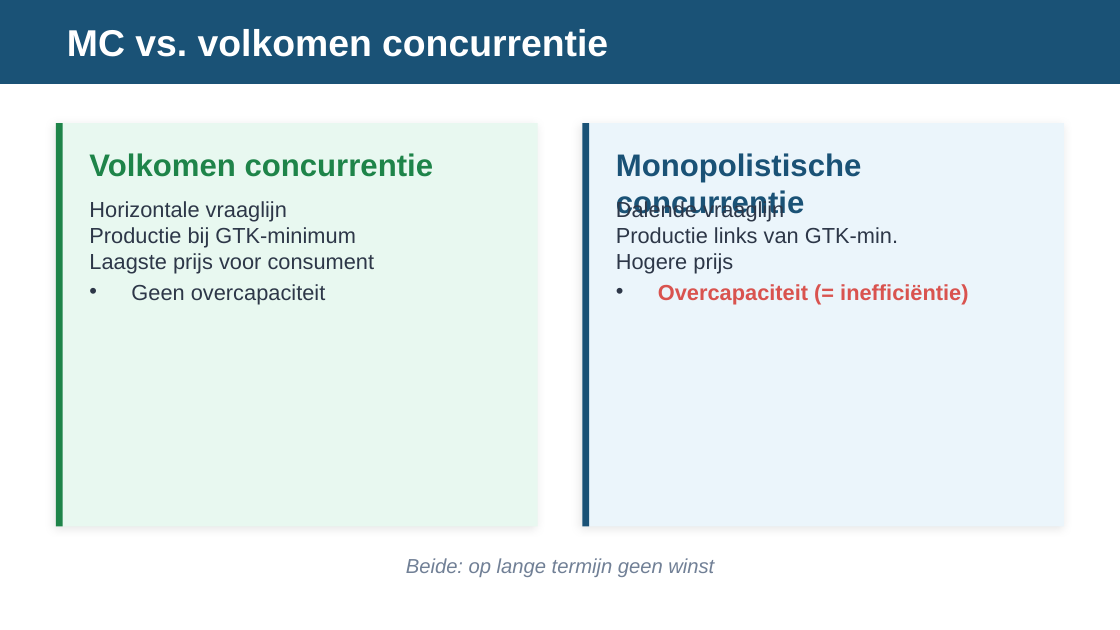
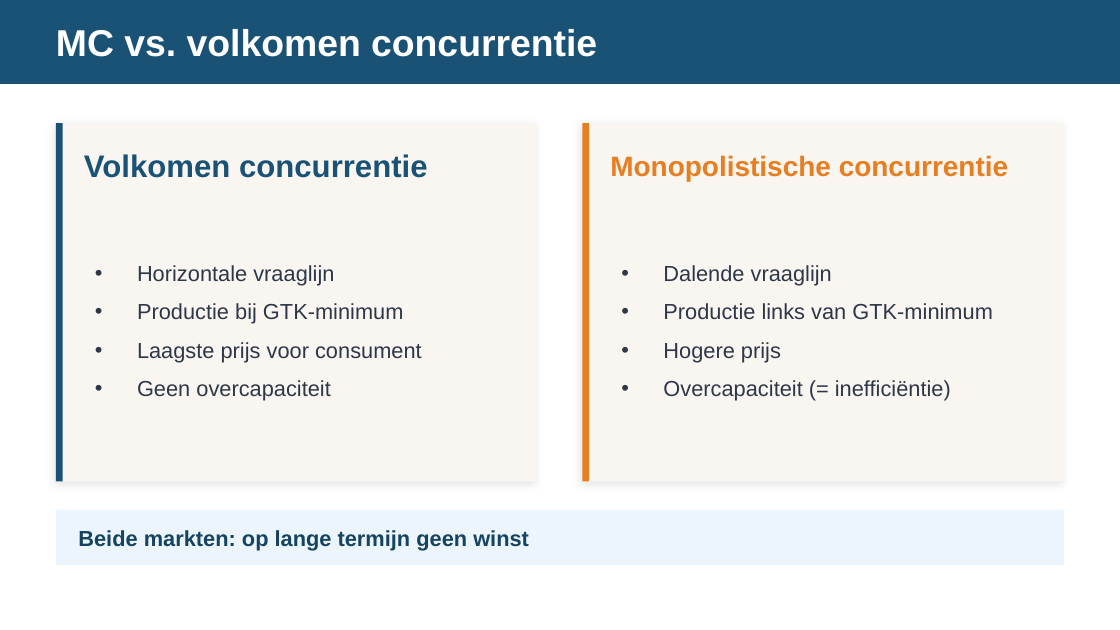
Before and after one commit to meijer1973/economie-vwo4-m3, a slide deck: slide 10 of 3.2 Hoofdstuk 2 - Marktvormen en hun marktevenwicht/3.2.5 Paragraaf 5 - Monopolistische concurrentie/2. Leren/3.2.5 Monopolistische concurrentie – presentatie.pptx (slide 9 before the commit). Drawn at 1120x630 pixels with LibreOffice and Linux fonts; fonts in the diff are those of the drawing. Boxes give left, top, right and bottom in pixels: in the first picture for what was removed or moved away, otherwise in the second. Text is boxed around its words. In the diff, an @@ line names an element or a change of style, - is before the commit and + after.

```diff
--- a/3.2 Hoofdstuk 2 - Marktvormen en hun marktevenwicht/3.2.5 Paragraaf 5 - Monopolistische concurrentie/2. Leren/3.2.5 Monopolistische concurrentie – presentatie.pptx
+++ b/3.2 Hoofdstuk 2 - Marktvormen en hun marktevenwicht/3.2.5 Paragraaf 5 - Monopolistische concurrentie/2. Leren/3.2.5 Monopolistische concurrentie – presentatie.pptx
@@ text "MC vs. volkomen concurrentie": place and size @@
-text "MC vs. volkomen concurrentie" at (67,29,608,57)
+text "MC vs. volkomen concurrentie" at (56,29,597,57)
@@ rectangle: place and size @@
-rectangle at (56,123,538,526)
+rectangle at (56,123,538,482)
@@ rectangle at (56,123,538,482): fill #E8F8F0 to #F9F6F1; proportions changed @@
@@ rectangle: place and size @@
-rectangle at (56,123,63,526)
+rectangle at (56,123,63,482)
@@ rectangle at (56,123,63,482): fill #1E8449 to #1A5276 @@
@@ text "Volkomen concurrentie" at (84,154,428,178): text colour #1E8449 to #1A5276; vertical alignment top to middle @@
@@ rectangle: place and size @@
-rectangle at (582,123,1064,526)
+rectangle at (582,123,1064,482)
@@ rectangle at (582,123,1064,482): fill #EBF5FB to #F9F6F1; proportions changed @@
@@ rectangle: place and size @@
-rectangle at (582,123,589,526)
+rectangle at (582,123,589,482)
@@ rectangle at (582,123,589,482): fill #1A5276 to #E67E22 @@
@@ text "Monopolistische concurrentie" at (610,155,1008,181): size 20 to 18 pt, text colour #1A5276 to #E67E22; vertical alignment top to middle @@
@@ text "Horizontale vraaglijn" at (137,265,422,401): vertical alignment top to middle @@
@@ text "Dalende vraaglijn" at (663,265,992,401): vertical alignment top to middle @@
@@ text at (137,265,422,401): text changed @@
-• Horizontale vraaglijn
-  Productie bij GTK-minimum
-  Laagste prijs voor consument
-  Geen overcapaciteit
+• Horizontale vraaglijn
+• Productie bij GTK-minimum
+• Laagste prijs voor consument
+• Geen overcapaciteit
@@ text at (663,265,992,401): text changed @@
-• Dalende vraaglijn
-  Productie links van GTK-min.
-  Hogere prijs
-  Overcapaciteit (= inefficiëntie)
+• Dalende vraaglijn
+• Productie links van GTK-minimum
+• Hogere prijs
+• Overcapaciteit (= inefficiëntie)
@@ rectangle added at (56,510,1064,566), fill #EBF5FB @@
@@ text at (78,530,529,551): text changed; size 13 to 14 pt; text colour #718096 to #154360; bold on; italic off @@
-Beide: op lange termijn geen winst
+Beide markten: op lange termijn geen winst
```
Also in this commit, not shown: 11 other slides changed, 1 slide added.
